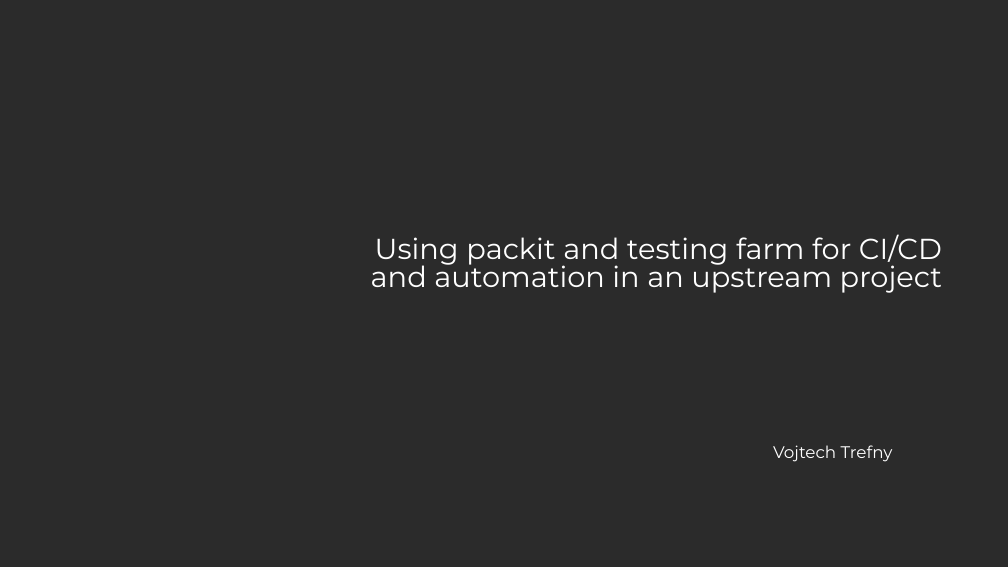
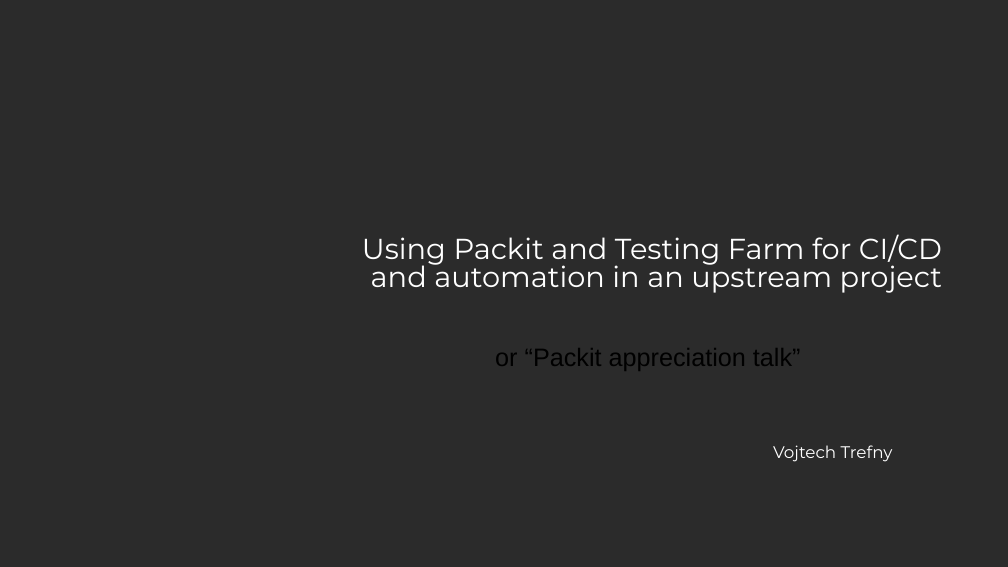
Before and after one commit to vojtechtrefny/slides, a slide deck: slide 1 of Using packit and testing farm/Using packit and testing farm.odp. Drawn at 1008x567 pixels with LibreOffice and Linux fonts; fonts in the diff are those of the drawing; background and template pictures are left out; a plain dark background stands for a picture behind light text. Boxes give left, top, right and bottom in pixels: in the first picture for what was removed or moved away, otherwise in the second. Text is boxed around its words. In the diff, an @@ line names an element or a change of style, - is before the commit and + after.

Commit message:
Packit slides update

```diff
--- a/Using packit and testing farm/Using packit and testing farm.odp
+++ b/Using packit and testing farm/Using packit and testing farm.odp
@@ title at bbox=[362, 234, 942, 293]: text changed @@
-Using packit and testing farm for CI/CD and automation in an upstream project
+Using Packit and Testing Farm for CI/CD and automation in an upstream project
@@ subtitle added at bbox=[495, 348, 801, 371], 24 pt, text #000000 @@
+or “Packit appreciation talk”
```
Also in this commit, not shown: 2 other slides changed, 1 slide added, 1 other file.
